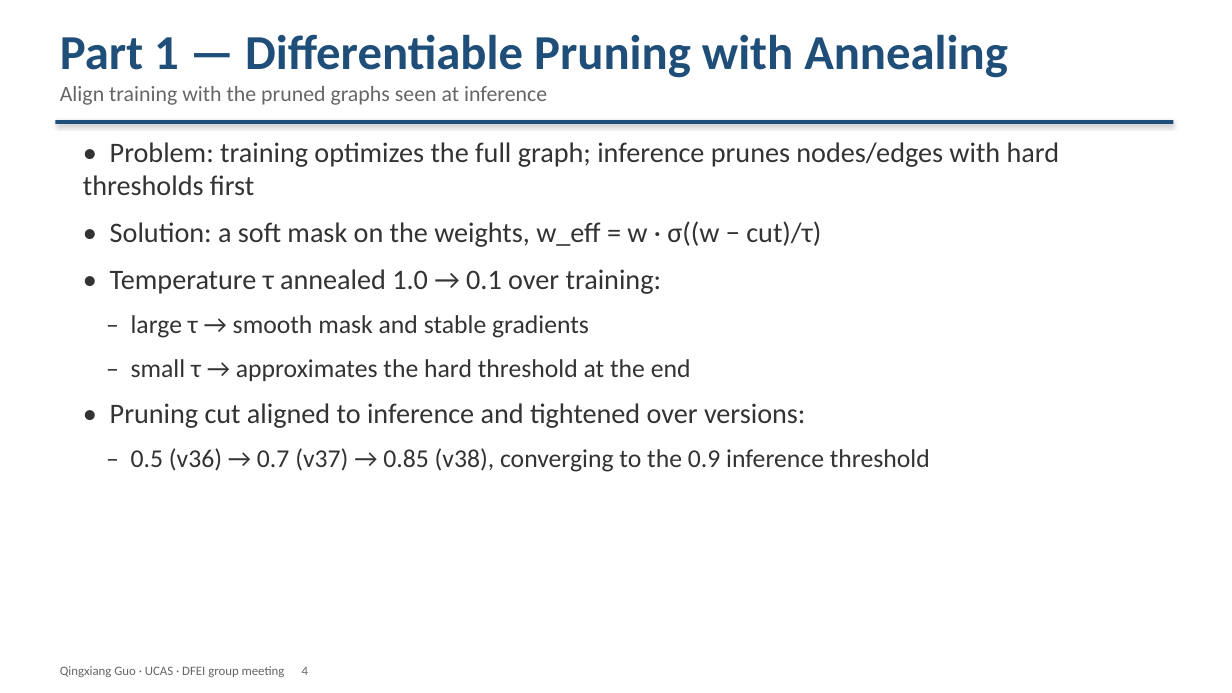
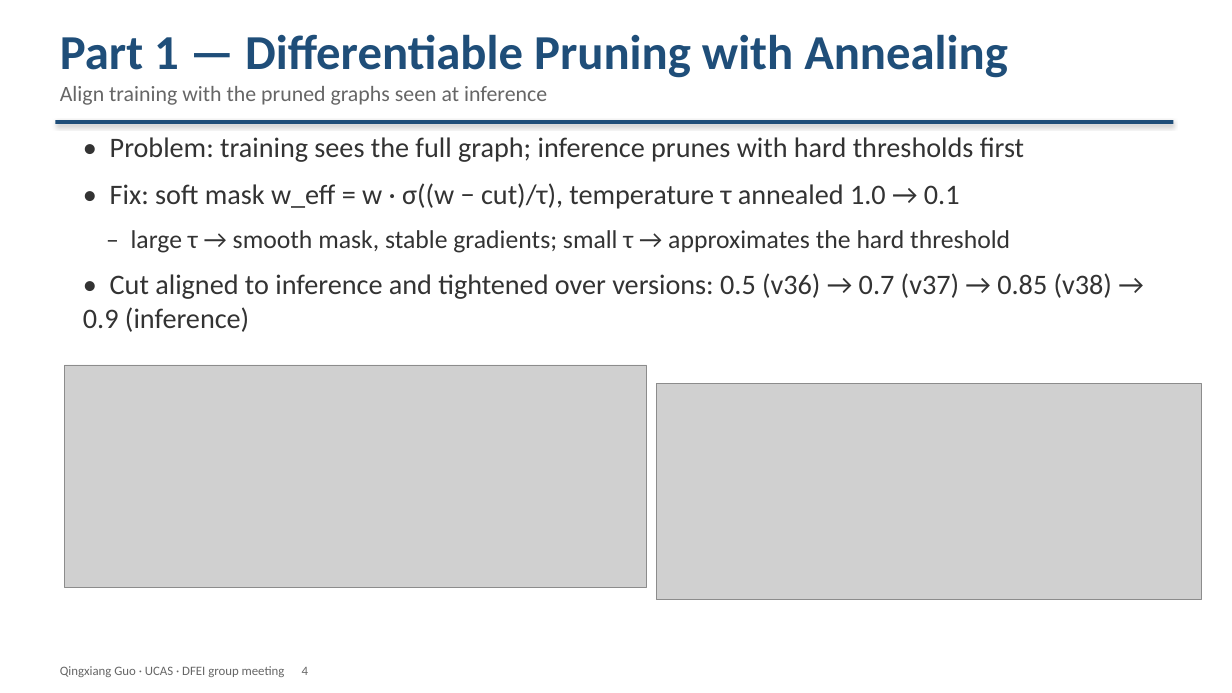
Before and after one commit to Aniedrew/dfei_ift, a slide deck: slide 4 of meeting_figs/DFEI_progress_20260902_EN.pptx. Drawn at 1232x693 pixels with LibreOffice and Linux fonts; fonts in the diff are those of the drawing; grey boxes stand for pictures. Boxes give left, top, right and bottom in pixels: in the first picture for what was removed or moved away, otherwise in the second. Text is boxed around its words. In the diff, an @@ line names an element or a change of style, - is before the commit and + after.

Commit message:
docs: add pruning sigmoid + w_eff flow figures to deck S4

```diff
--- a/meeting_figs/DFEI_progress_20260902_EN.pptx
+++ b/meeting_figs/DFEI_progress_20260902_EN.pptx
@@ text at <box>83,137,1112,332</box>: text changed @@
-• Problem: training optimizes the full graph; inference prunes nodes/edges with hard thresholds first
-• Solution: a soft mask on the weights, w_eff = w · σ((w − cut)/τ)
-• Temperature τ annealed 1.0 → 0.1 over training:
-– large τ → smooth mask and stable gradients
-– small τ → approximates the hard threshold at the end
-• Pruning cut aligned to inference and tightened over versions:
-– 0.5 (v36) → 0.7 (v37) → 0.85 (v38), converging to the 0.9 inference threshold
+• Problem: training sees the full graph; inference prunes with hard thresholds first
+• Fix: soft mask w_eff = w · σ((w − cut)/τ), temperature τ annealed 1.0 → 0.1
+– large τ → smooth mask, stable gradients; small τ → approximates the hard threshold
+• Cut aligned to inference and tightened over versions: 0.5 (v36) → 0.7 (v37) → 0.85 (v38) → 0.9 (inference)
@@ picture added at <box>65,365,647,588</box> @@
@@ picture added at <box>656,384,1202,600</box> @@
```
Also in this commit, not shown: 4 other files.
